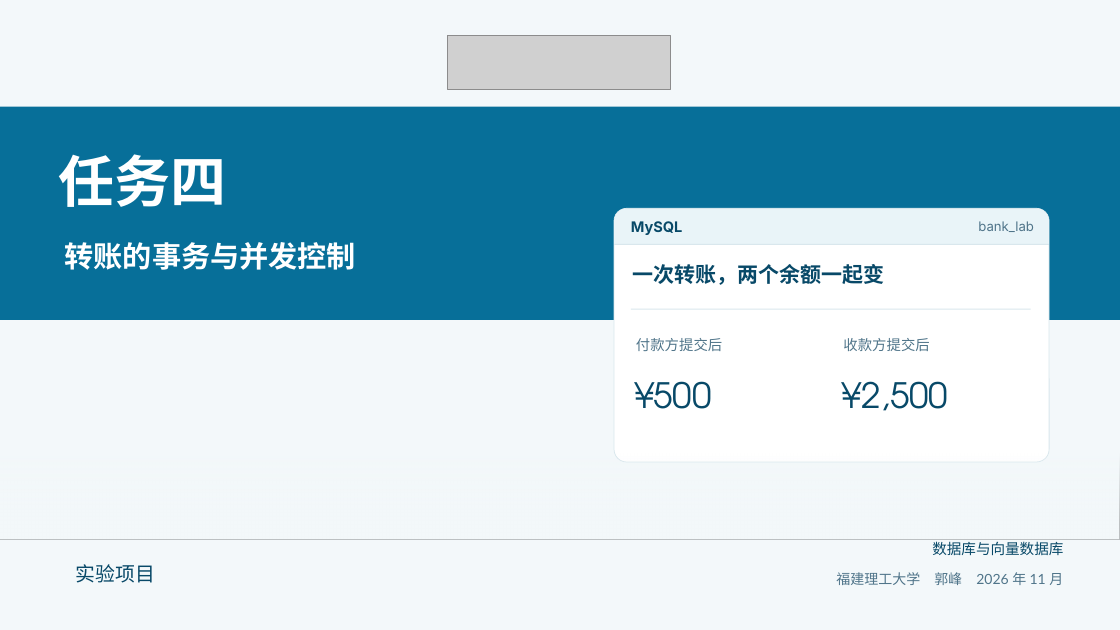
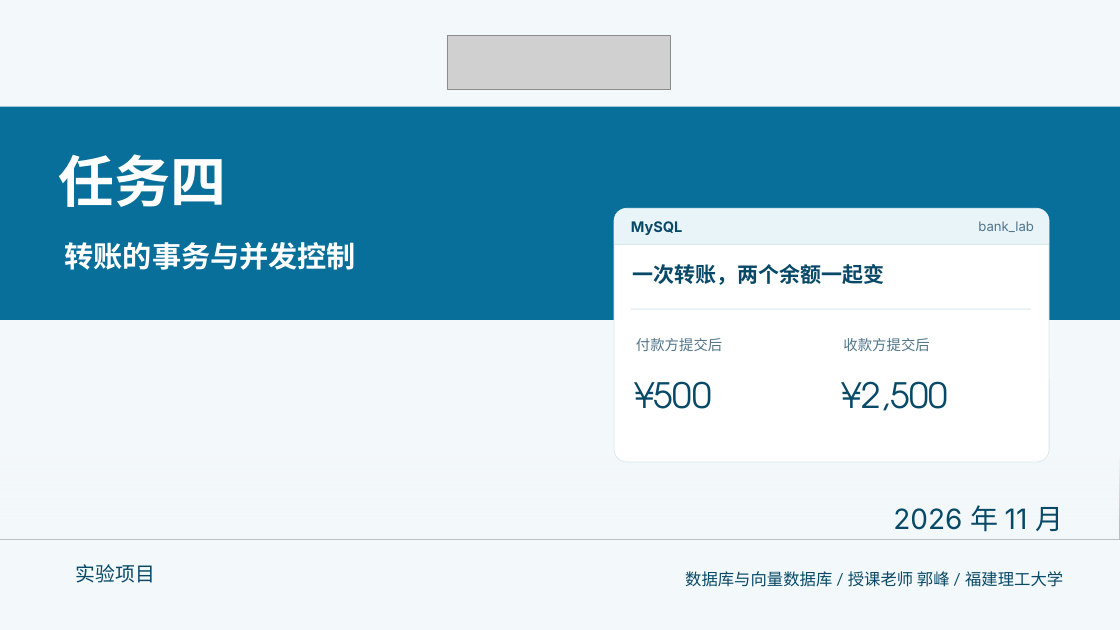
Before and after one commit to AurLemon/pageslip-demo, a slide deck: slide 1 of presentations/task-4-transactions.pptx. Drawn at 1120x630 pixels with LibreOffice and Linux fonts; fonts in the diff are those of the drawing; grey boxes stand for pictures. Boxes give left, top, right and bottom in pixels: in the first picture for what was removed or moved away, otherwise in the second. Text is boxed around its words. In the diff, an @@ line names an element or a change of style, - is before the commit and + after.

```diff
--- a/presentations/task-4-transactions.pptx
+++ b/presentations/task-4-transactions.pptx
@@ text at (x1=893, y1=505, x2=1063, y2=532): text changed; size 12 to 24 pt; font Lato to Inter; text colour #50758A to #084968 @@
-福建理工大学 郭峰 2026 年 11 月
+2026 年 11 月
@@ text at (x1=685, y1=571, x2=1063, y2=587): text changed; size 12.5 to 14 pt @@
-数据库与向量数据库
+数据库与向量数据库 / 授课老师 郭峰 / 福建理工大学
```
Also in this commit, not shown: 21 other slides changed, 1 other file.
